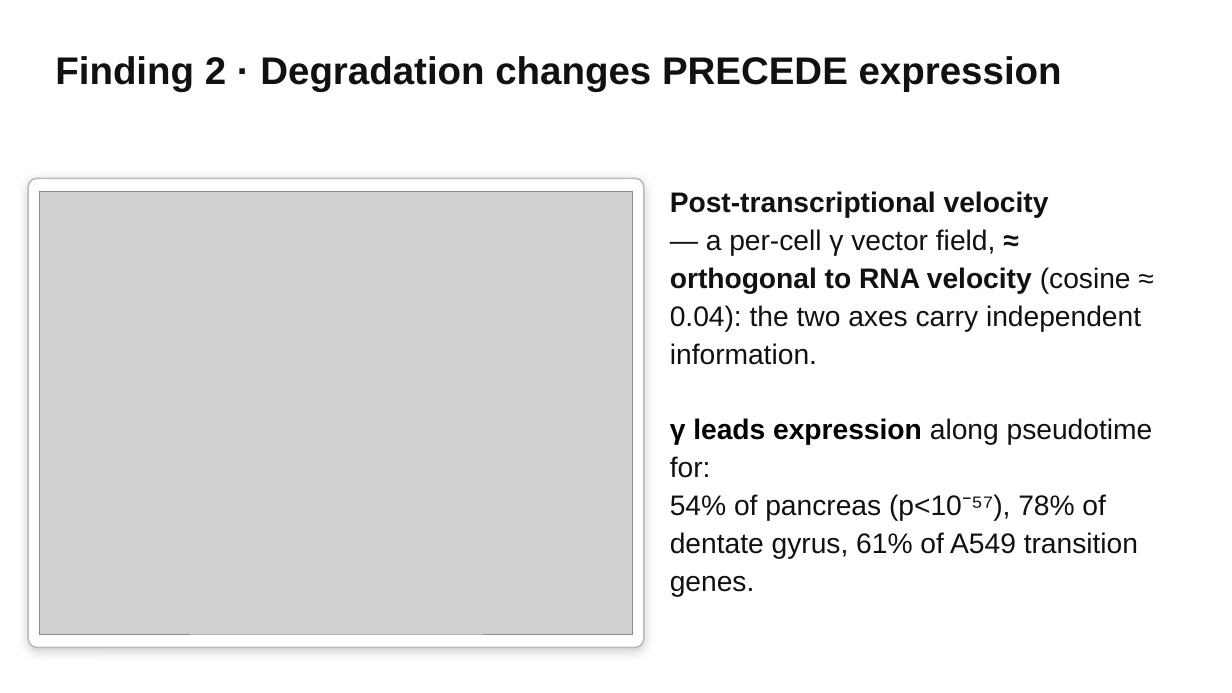
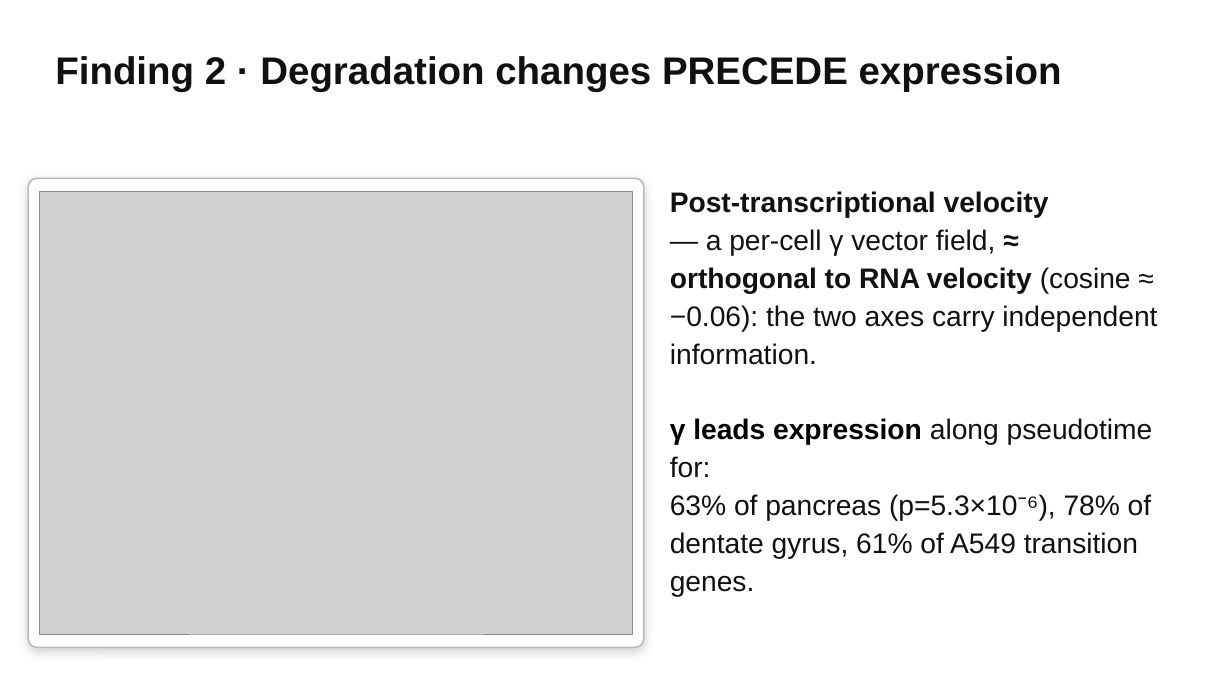
Before and after one commit to bryanc5864/scPTR, a slide deck: slide 21 of presentations/scPTR talk.pptx (slide 17 before the commit). Drawn at 1232x693 pixels with LibreOffice and Linux fonts; fonts in the diff are those of the drawing; grey boxes stand for pictures. Boxes give left, top, right and bottom in pixels: in the first picture for what was removed or moved away, otherwise in the second. Text is boxed around its words. In the diff, an @@ line names an element or a change of style, - is before the commit and + after.

Commit message:
Update paper and talk with corrected numbers and new figures
Paper (main.tex / main (12).pdf):
- 3/8 pancreatic → 5/8 pancreatic invisible states
- Epsilon silhouette 0.215/-0.011 → 0.276/-0.042
- Temporal precedence 54% → 63% pancreas (p=5.3e-6)
- PT velocity cosine 0.04 → -0.056
- RBP uncorrected 99.4% → 98.9% destabilizing
- Added LaTeX source (main.tex) referencing fig_*.png

Talk (scPTR talk.pptx):
- Same text corrections on slides 14, 21, 24
- 8 new figure slides added: invisible states pancreas/DG,
  epsilon UMAPs, permutation control, gamma leads expression,
  PT velocity orthogonality, library-size correction, DepMap

```diff
--- a/presentations/scPTR talk.pptx
+++ b/presentations/scPTR talk.pptx
@@ text at (x1=670, y1=229, x2=1157, y2=365): text changed @@
-— a per-cell γ vector field, ≈ orthogonal to RNA velocity (cosine ≈ 0.04): the two axes carry independent information.
+— a per-cell γ vector field, ≈ orthogonal to RNA velocity (cosine ≈ −0.06): the two axes carry independent information.
@@ text at (x1=670, y1=494, x2=1151, y2=559): text changed @@
-54% of pancreas (p<10⁻⁵⁷), 78% of dentate gyrus, 61% of A549 transition genes.
+63% of pancreas (p=5.3×10⁻⁶), 78% of dentate gyrus, 61% of A549 transition genes.
```
Also in this commit, not shown: 2 other slides changed, 8 slides added, 2 other files.
